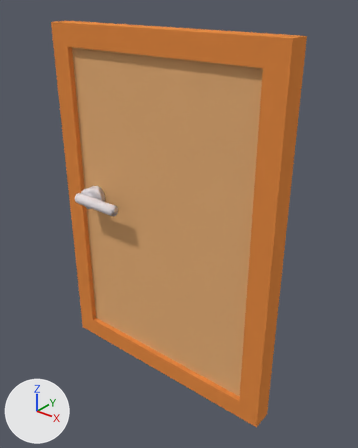
What one commit did to the Blender file 2019 Projects/Food Frenzy/Assets/Models/FURNITURE/cupboard_door_48x68.blend.
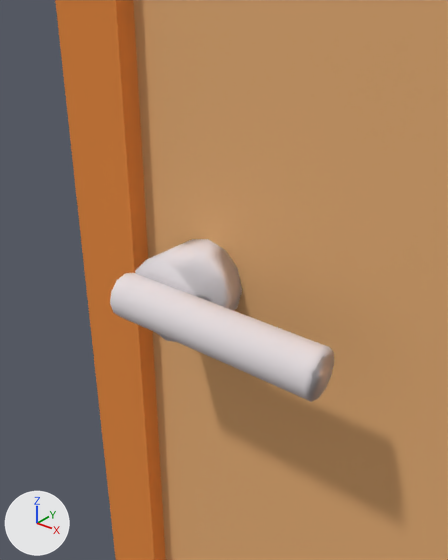
Old and new are each drawn whole from a 50 mm camera at (54.4, -63.0, 74.3) aimed at (3.2, 1.1, 34.5) and again close up from a 50 mm camera at (1.1, -21.2, 48.8) aimed at (-13.7, -2.7, 37.2). The lights are fixed; the arrows at lower left show +X, +Y and +Z.

Objects in the first close-up: 'Door', 'Frame', 'Handle'.
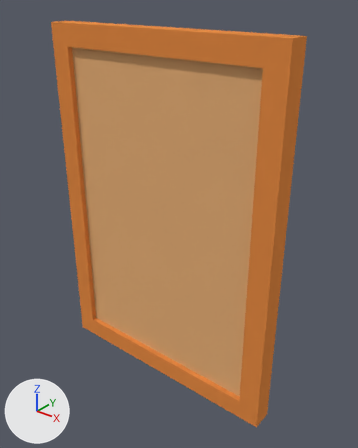
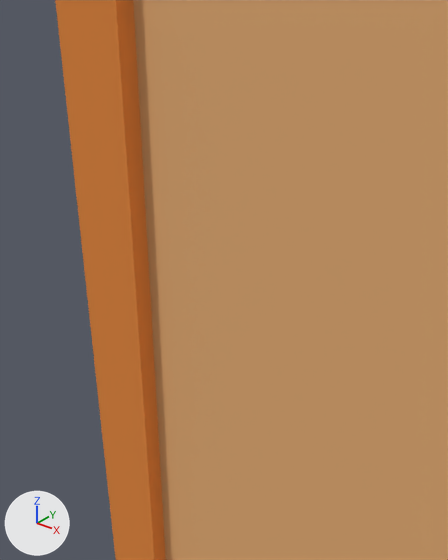
The change, as a diff of the scene's bpy script:
```diff
--- a/2019 Projects/Food Frenzy/Assets/Models/FURNITURE/cupboard_door_48x68.blend.py
+++ b/2019 Projects/Food Frenzy/Assets/Models/FURNITURE/cupboard_door_48x68.blend.py
@@ ob_handle @@
-ob_handle = bpy.data.objects.new('Handle', me_cylinder_001)
-ob_handle.location = (-12.78, -4.59, 36.0)
-ob_handle.rotation_euler = (1.571, 0.0, 1.571)  # degrees (90, 0, 90)
-ob_handle.scale = (0.5, 0.525, 5.0)
```

Location of each change, (x1, y1, x2, y2) in pixels of the close-ups (448 x 560 px):
'Handle', deleted: before (110, 239, 334, 402)
